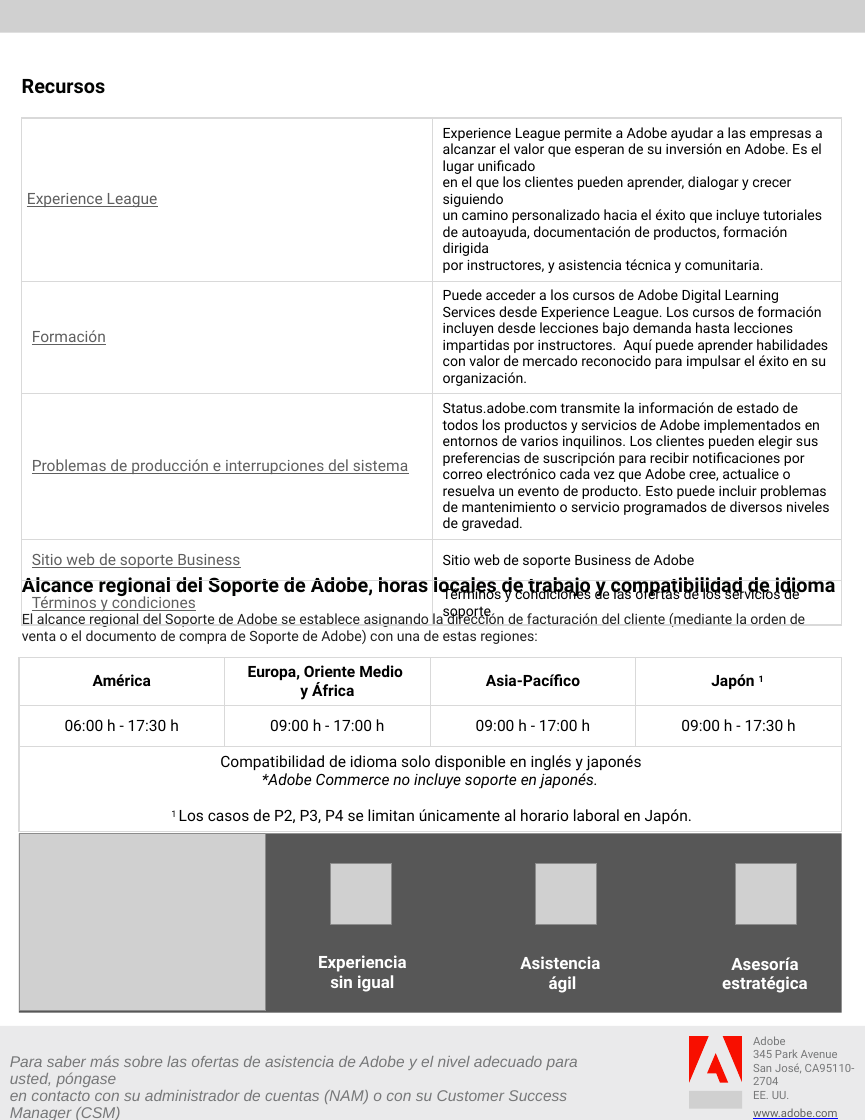
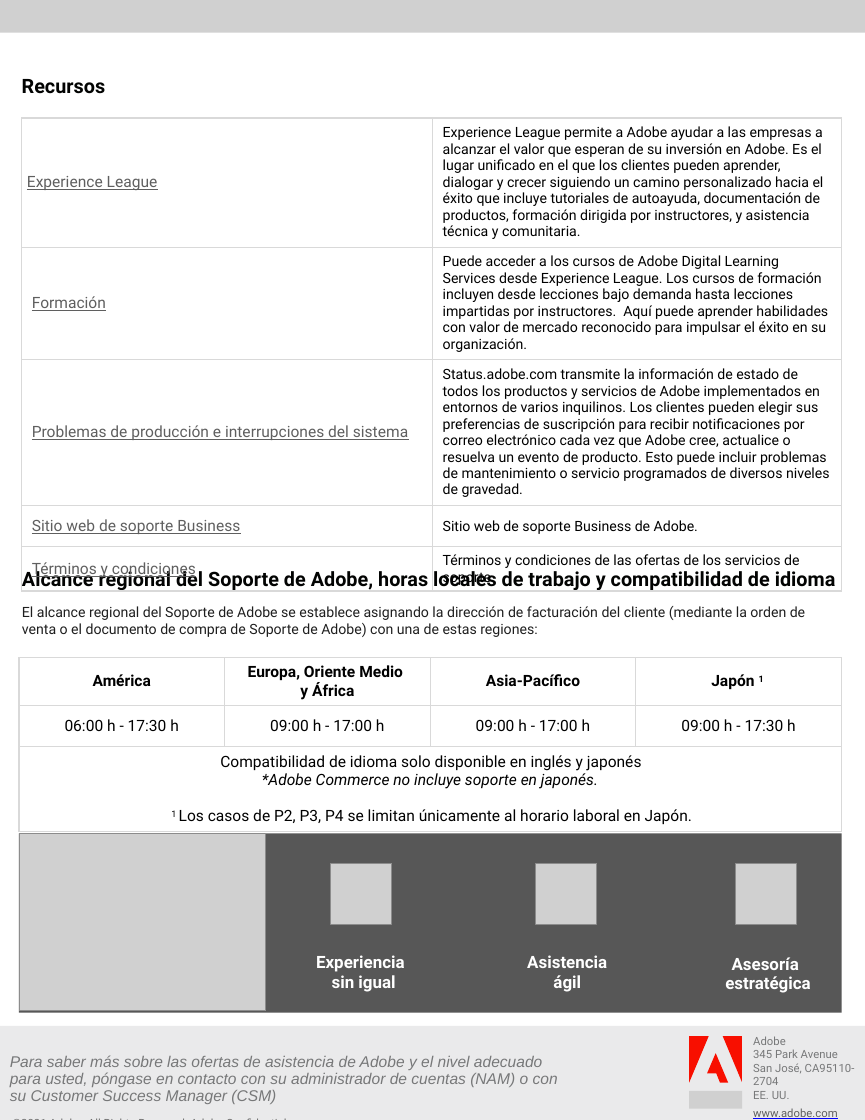
Before and after one commit to AdobeDocs/support-resources.es-ES, a slide deck: slide 3 of help/data-sheets/assets/BusinessSupportDatasheet.pptx. Drawn at 865x1120 pixels with LibreOffice and Linux fonts; fonts in the diff are those of the drawing; grey boxes stand for pictures; background and template pictures are left out. Boxes give left, top, right and bottom in pixels: in the first picture for what was removed or moved away, otherwise in the second. Text is boxed around its words. In the diff, an @@ line names an element or a change of style, - is before the commit and + after.

```diff
--- a/help/data-sheets/assets/BusinessSupportDatasheet.pptx
+++ b/help/data-sheets/assets/BusinessSupportDatasheet.pptx
@@ table at (21,118,842,594) @@
-row 4, column 2: Sitio web de soporte Business de Adobe
+row 4, column 2: Sitio web de soporte Business de Adobe.
-row 5, column 2: Términos y condiciones de las ofertas de los servicios de soporte
+row 5, column 2: Términos y condiciones de las ofertas de los servicios de soporte.
@@ text "Alcance regional del Soporte de ..." rewrapped from (22,577,836,644) to (22,566,805,637) @@
@@ text "Experiencia sin igual" at (316,955,405,992): alignment centre to left; indent changed @@
@@ text "Asistencia ágil": place and size @@
-text "Asistencia ágil" at (520,956,600,993)
+text "Asistencia ágil" at (527,955,607,992)
@@ text "Asesoría estratégica" at (725,957,811,993): indent changed @@
@@ text "Para saber más sobre las ..." rewrapped from (10,1055,578,1120) to (10,1055,558,1104) @@
```
Also in this commit, not shown: 2 other slides changed, 8 other files.
